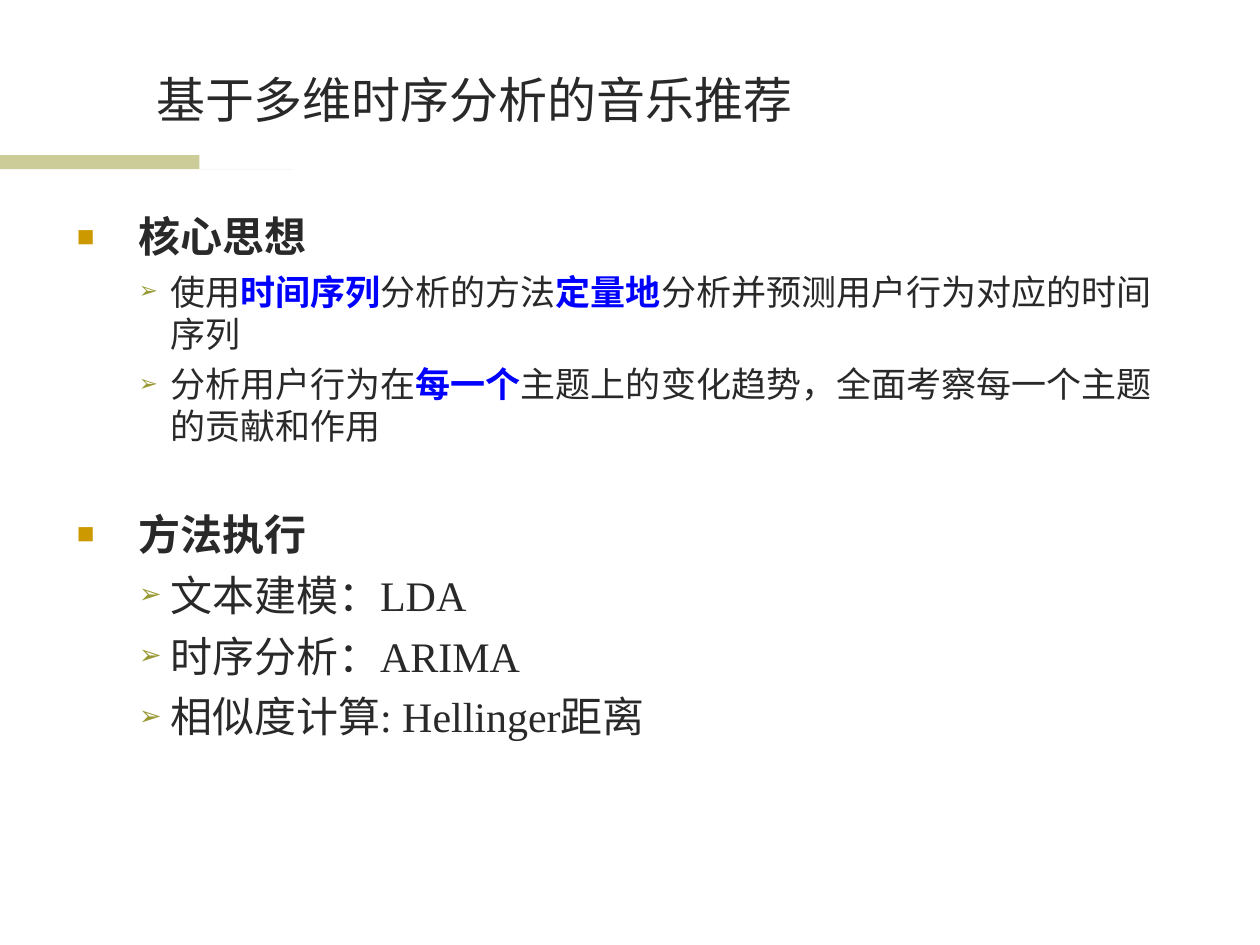
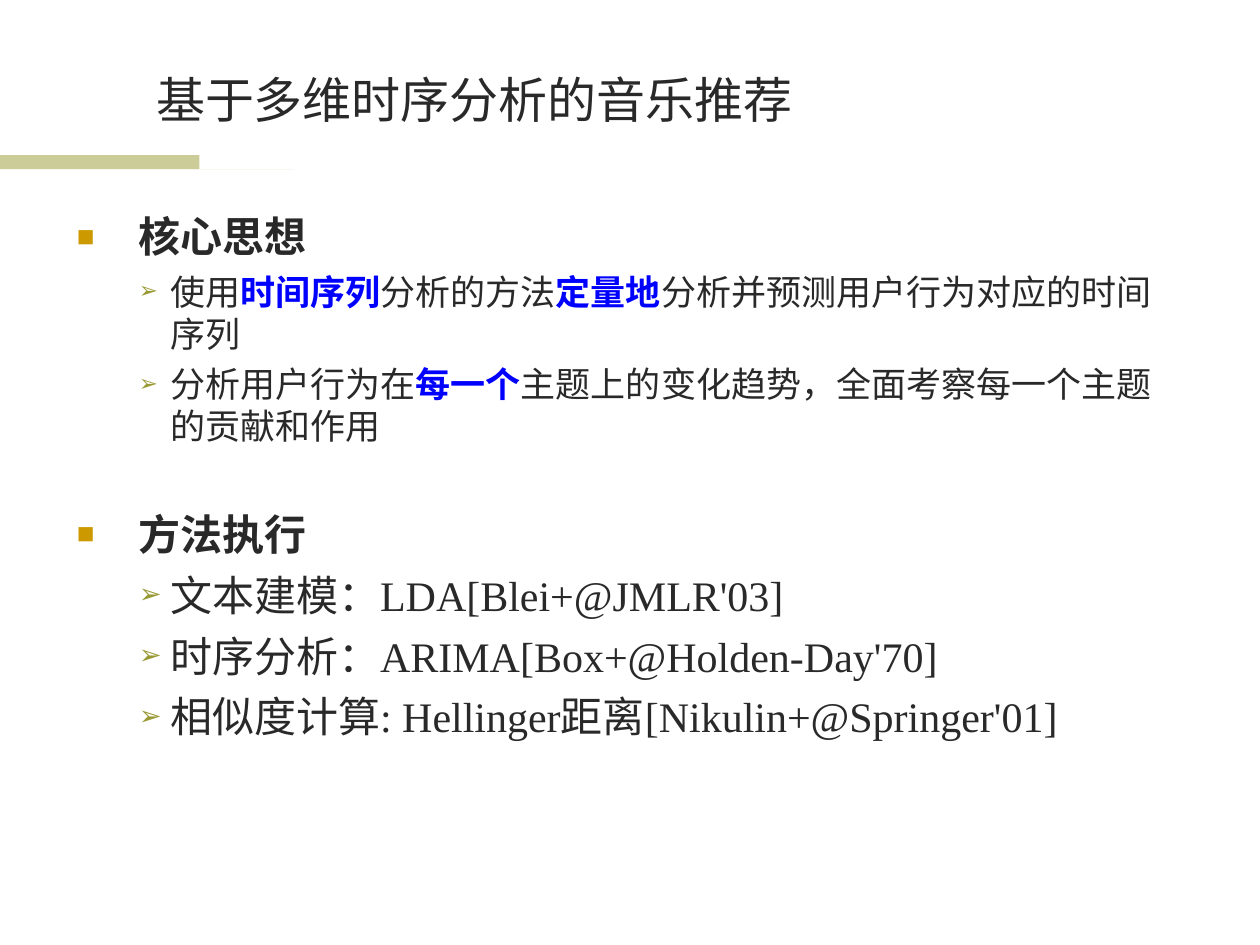
Before and after one commit to wwssttt/NJUThesis, a slide deck: slide 10 of ppt/一种基于时间序列分析的个性化音乐推荐系统及其实现.ppt. Drawn at 1260x945 pixels with LibreOffice and Linux fonts; fonts in the diff are those of the drawing; background and template pictures are left out. Boxes give left, top, right and bottom in pixels: in the first picture for what was removed or moved away, otherwise in the second. Text is boxed around its words. In the diff, an @@ line names an element or a change of style, - is before the commit and + after.

```diff
--- a/ppt/一种基于时间序列分析的个性化音乐推荐系统及其实现.ppt
+++ b/ppt/一种基于时间序列分析的个性化音乐推荐系统及其实现.ppt
@@ text at (170,575,1057,741): text changed @@
-  ➢ 文本建模：LDA
-  ➢ 时序分析：ARIMA
-  ➢ 相似度计算: Hellinger距离
+  ➢ 文本建模：LDA[Blei+@JMLR'03]
+  ➢ 时序分析：ARIMA[Box+@Holden-Day'70]
+  ➢ 相似度计算: Hellinger距离[Nikulin+@Springer'01]
```
Also in this commit, not shown: 12 other slides changed.
